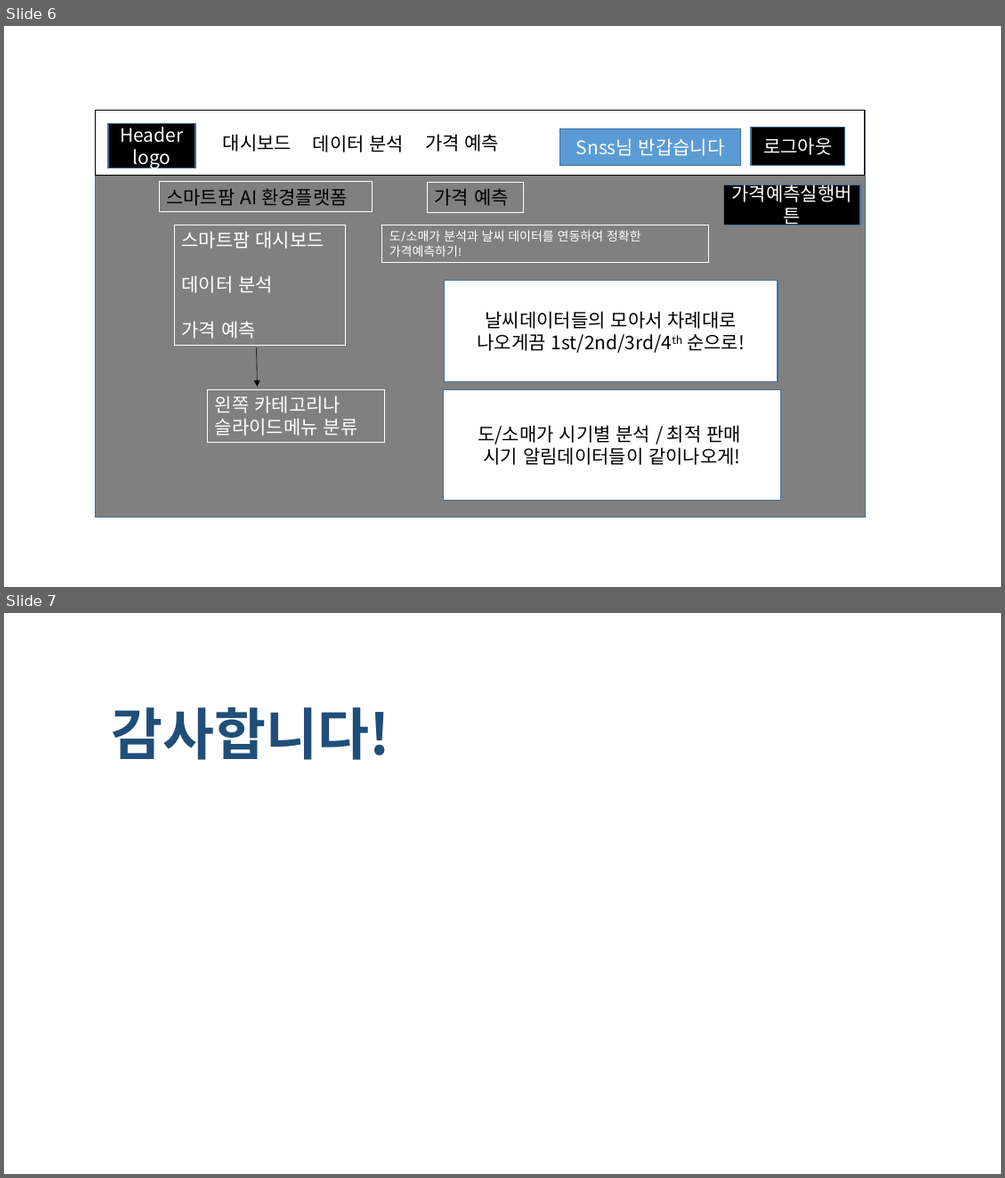
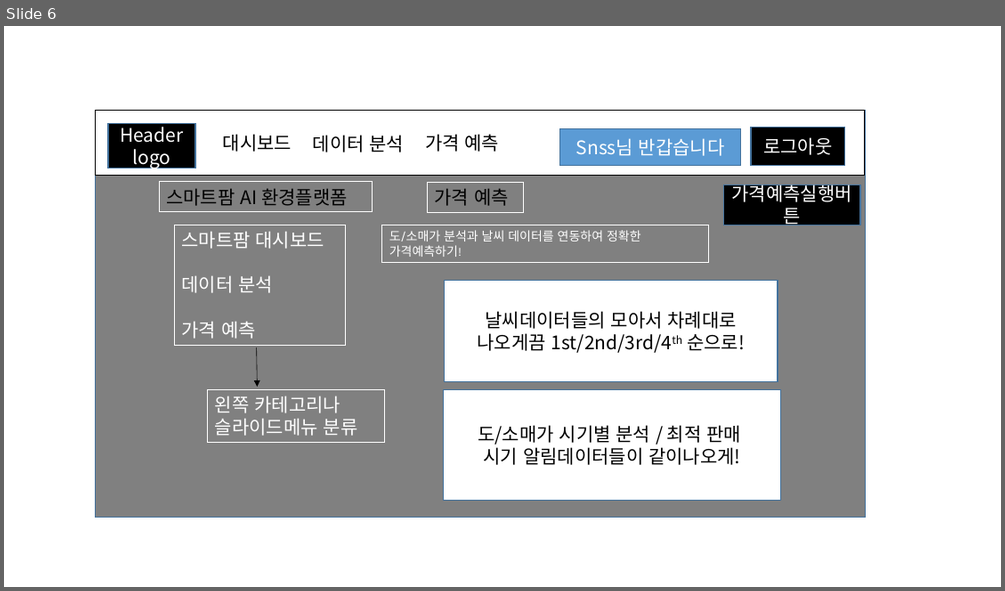
Before and after one commit to sky17892/python_1st_project, a slide deck: 1st_document/화면설계서.pptx. Shown one above the other, each under a label of ours: slides 6 and 7 before the commit, slide 6 after it. The pictures are 1005x1178 and 1005x591 pixels, drawn with LibreOffice and Linux fonts; fonts in the diff are those of the drawing. Boxes give left, top, right and bottom in pixels: in the first picture for what was removed or moved away, otherwise in the second. Text is boxed around its words. In the diff, an @@ line names an element or a change of style, - is before the commit and + after.

```diff
--- a/1st_document/화면설계서.pptx
+++ b/1st_document/화면설계서.pptx
@@ slide 7 removed at <box>4,613,1001,1174</box>, background #FFFFFF @@
@@ text removed at <box>112,706,390,760</box> @@
-감사합니다!
```
Also in this commit, not shown: 1 slide changed.
